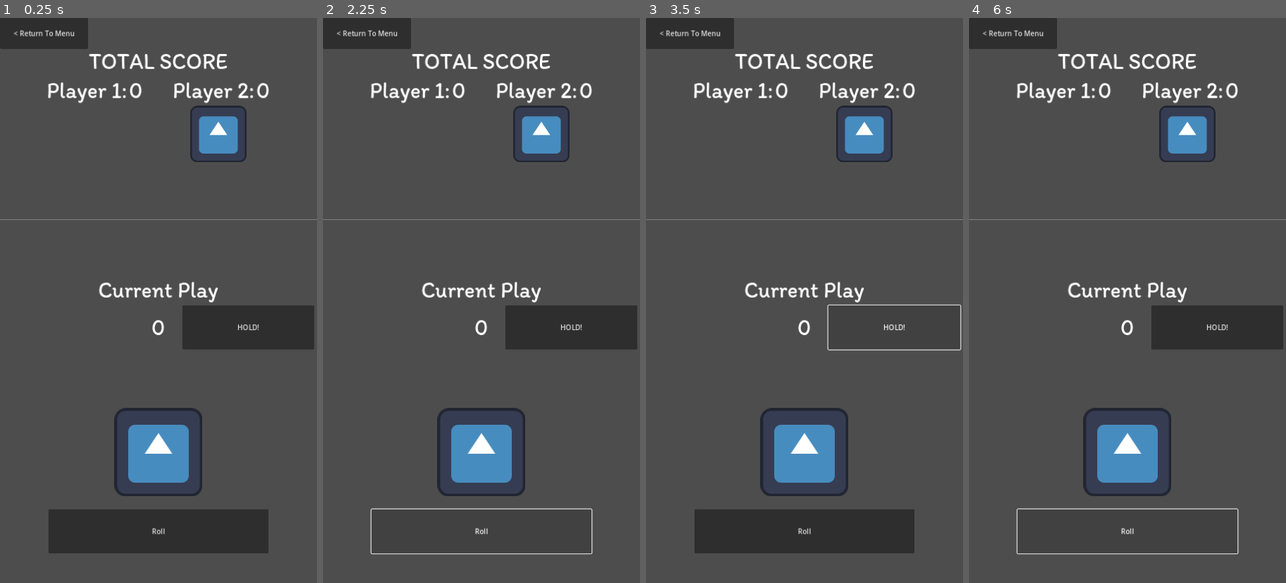
Above: before the commit, frames 1-4 (left to right).
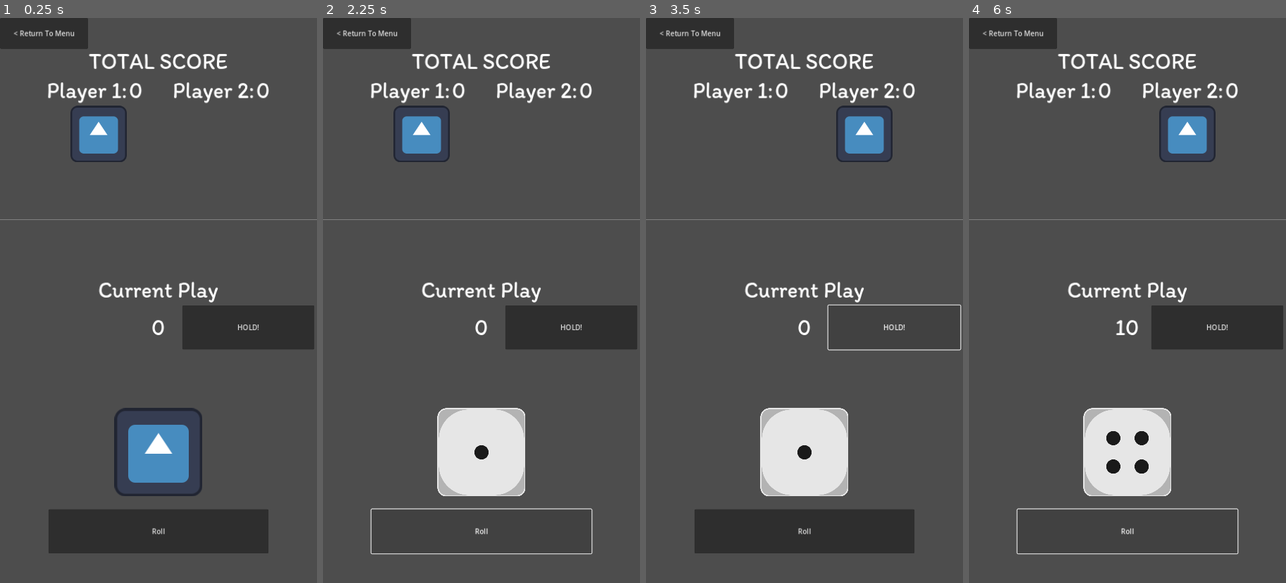
Above: after the commit, the same moments.

Repository: Ghigog/Cerdo
Game: Godot game, scene res://Scenes/main.tscn
The game is run twice, just before and just after one commit, with the same random seed, the same clock (stepped at 60 frames per second) and the same inputs. This scene is started directly instead of the project's main scene. The engine's default icon, where the game draws it, is replaced by a stand-in: a white triangle on a blue panel in a dark square.
Inputs:
- Up to frame 1 (0.25 s): no input
- Up to frame 2 (2.25 s): click "< Return To Menu" at 0.5 s; click "HOLD!" at 1.25 s; click "Roll" at 2 s
- Up to frame 3 (3.5 s): click "HOLD!" at 2.75 s
- Up to frame 4 (6 s): click "Roll" at 3.5 s; click "HOLD!" at 4.25 s; click "Roll" at 5 s; tap Enter at 5.75 s

The runs differ from the first frame. In frame 1, 2.1% of the frame differs, in the area x 22-78%, y 15-26%; in frame 2, 6.4%, in the area x 22-78%, y 15-85%; in frame 3, 4.3%; in frame 4, 4.4%.

Commit message:
Add dice roll logic and hold logic

Diff:
--- a/Scenes/main.tscn
+++ b/Scenes/main.tscn
@@ -4,7 +4,7 @@
 [ext_resource type="LabelSettings" uid="uid://cuqtmgbcktie8" path="res://Assets/title_text_settings.tres" id="2_tmmpw"]
 [ext_resource type="Texture2D" uid="uid://bnvwv2wke4daw" path="res://Assets/icon.svg" id="3_dgars"]
 
-[node name="App" type="Control"]
+[node name="Main" type="Control"]
 layout_mode = 3
 anchors_preset = 15
 anchor_right = 1.0
@@ -14,12 +14,6 @@
 script = ExtResource("1_yek6o")
 
 [node name="CanvasLayer" type="CanvasLayer" parent="."]
-
-[node name="Button" type="Button" parent="CanvasLayer"]
-custom_minimum_size = Vector2(200, 70)
-offset_right = 200.0
-offset_bottom = 70.0
-text = "< Return To Menu"
 
 [node name="VBoxContainer" type="VBoxContainer" parent="CanvasLayer"]
 anchors_preset = 15
@@ -67,7 +61,6 @@
 custom_minimum_size = Vector2(400, 0)
 layout_mode = 2
 size_flags_horizontal = 4
-alignment = 2
 
 [node name="PlayerTurnTexture" type="TextureRect" parent="CanvasLayer/VBoxContainer/PlayerTurnHBoxContainer"]
 layout_mode = 2
@@ -91,7 +84,7 @@
 custom_minimum_size = Vector2(300, 0)
 layout_mode = 2
 
-[node name="CurrentSumLabel" type="Label" parent="CanvasLayer/VBoxContainer/HBoxContainer2"]
+[node name="CurrentScoreLabel" type="Label" parent="CanvasLayer/VBoxContainer/HBoxContainer2"]
 custom_minimum_size = Vector2(100, 100)
 layout_mode = 2
 text = "0"
@@ -112,10 +105,11 @@
 custom_minimum_size = Vector2(0, 250)
 layout_mode = 2
 
-[node name="TextureRect" type="TextureRect" parent="CanvasLayer/VBoxContainer/CenterContainer"]
+[node name="DiceTexture" type="TextureRect" parent="CanvasLayer/VBoxContainer/CenterContainer"]
 custom_minimum_size = Vector2(200, 200)
 layout_mode = 2
 texture = ExtResource("3_dgars")
+expand_mode = 2
 stretch_mode = 4
 
 [node name="RollButton" type="Button" parent="CanvasLayer/VBoxContainer"]
@@ -124,3 +118,13 @@
 size_flags_horizontal = 4
 text = "Roll
 "
+
+[node name="Back" type="Button" parent="CanvasLayer"]
+custom_minimum_size = Vector2(200, 70)
+offset_right = 200.0
+offset_bottom = 70.0
+text = "< Return To Menu"
+
+[connection signal="pressed" from="CanvasLayer/VBoxContainer/HBoxContainer2/HoldButton" to="." method="_on_hold_button_pressed"]
+[connection signal="pressed" from="CanvasLayer/VBoxContainer/RollButton" to="." method="_on_roll_button_pressed"]
+[connection signal="pressed" from="CanvasLayer/Back" to="." method="_on_back_pressed"]
--- a/Scripts/global.gd
+++ b/Scripts/global.gd
@@ -1,7 +1,11 @@
 extends Node
 
-
-
+var player_scores = [
+	0,
+	0,
+]
+# Can either be 0 (for player one) or 1 (for player two)
+var turn: int = 0
 
 func quit_game():
 	get_tree().quit()
--- a/Scripts/main.gd
+++ b/Scripts/main.gd
@@ -1,11 +1,57 @@
 extends Control
 
+@onready var current_score_label = $CanvasLayer/VBoxContainer/HBoxContainer2/CurrentScoreLabel
+@onready var player_turn_h_box_container = $CanvasLayer/VBoxContainer/PlayerTurnHBoxContainer
+@onready var dice_texture = $CanvasLayer/VBoxContainer/CenterContainer/DiceTexture
+
+@onready var player_1_score_label = $CanvasLayer/VBoxContainer/HBoxContainer/Player1ScoreLabel
+@onready var player_2_score_label = $CanvasLayer/VBoxContainer/HBoxContainer/Player2ScoreLabel
+
+
+var dice_value: int = 0
+var current_score: int = 0
+
+var random = RandomNumberGenerator.new()
 
 # Called when the node enters the scene tree for the first time.
 func _ready():
-	pass # Replace with function body.
+	random.randomize()
 
 
 # Called every frame. 'delta' is the elapsed time since the previous frame.
 func _process(delta):
 	pass
+
+func _on_back_pressed():
+	pass # Replace with function body.
+
+func _on_roll_button_pressed():
+	dice_value = random.randi_range(1, 6)
+	var folder = "res://Assets/DiceImages/"
+	var filename = "dice" + str(dice_value) + ".svg"
+	dice_texture.texture = load(folder + filename)
+	print(dice_value)
+	if dice_value == 1:
+		_swap_players()
+	else:
+		current_score += dice_value
+		current_score_label.text = str(current_score)
+
+func _on_hold_button_pressed():
+	Global.player_scores[Global.turn] += current_score
+	player_1_score_label.text = str(Global.player_scores[0])
+	player_2_score_label.text = str(Global.player_scores[1])
+	if Global.player_scores[Global.turn] >= 100:
+		print("TODO: move to end screen")
+		print("omg you did congrats :0000")
+	_swap_players()
+
+func _swap_players():
+	Global.turn = 1 if Global.turn == 0 else 0
+	current_score = 0
+	current_score_label.text = str(current_score)
+	player_turn_h_box_container.alignment = (
+		player_turn_h_box_container.ALIGNMENT_BEGIN
+		if Global.turn == 0 else
+		player_turn_h_box_container.ALIGNMENT_END
+	)
